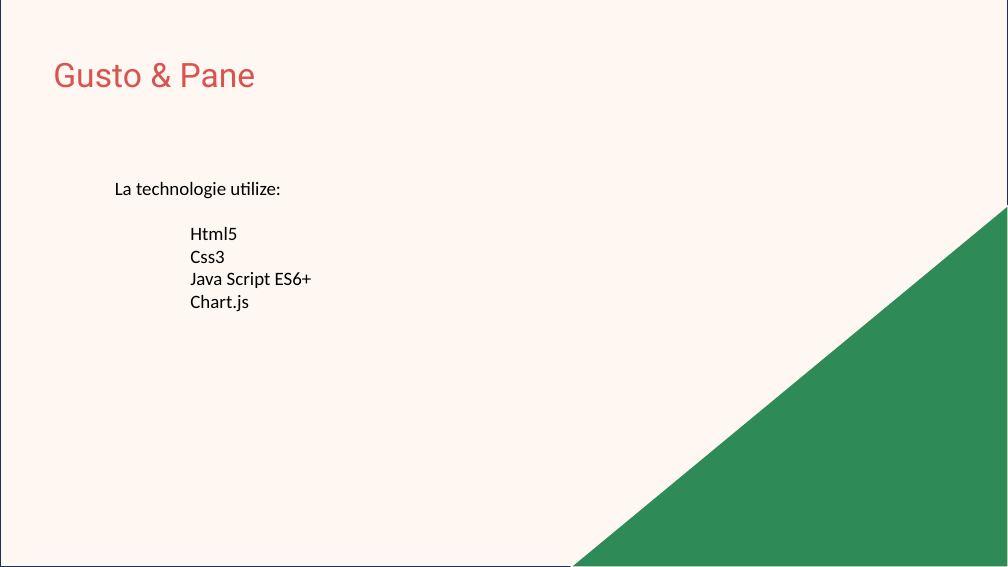
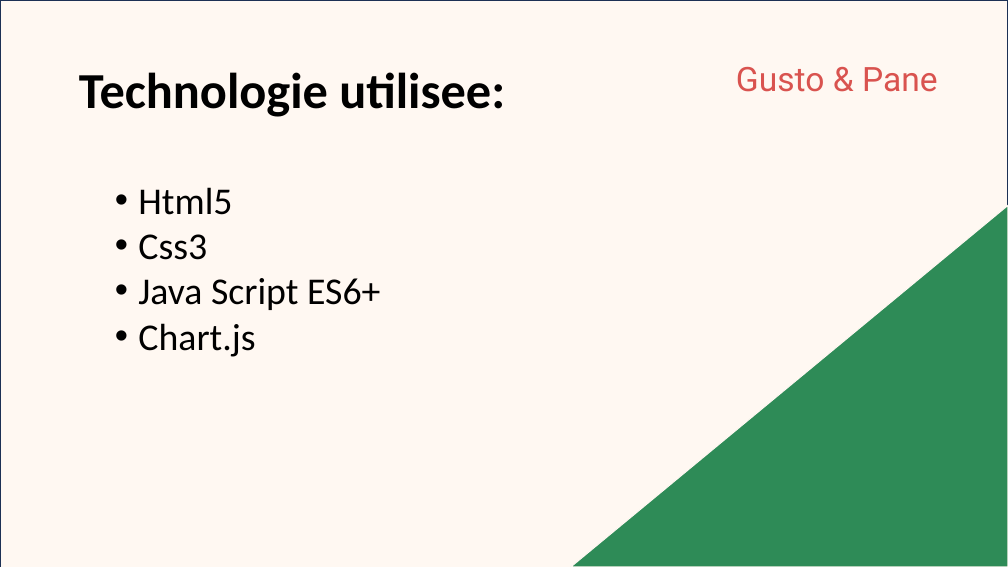
Before and after one commit to anaskablaoui/Gusto-pane, a slide deck: slide 7 of Présentation1.pptx (slide 5 before the commit). Drawn at 1008x567 pixels with LibreOffice and Linux fonts; fonts in the diff are those of the drawing. Boxes give left, top, right and bottom in pixels: in the first picture for what was removed or moved away, otherwise in the second. Text is boxed around its words. In the diff, an @@ line names an element or a change of style, - is before the commit and + after.

```diff
--- a/Présentation1.pptx
+++ b/Présentation1.pptx
@@ text "Gusto & Pane": place and size @@
-text "Gusto & Pane" at [53, 63, 256, 88]
+text "Gusto & Pane" at [736, 67, 938, 92]
@@ text added at [79, 72, 505, 117], 48 pt, text #000000, bold @@
+Technologie utilisee:
@@ text at [138, 187, 380, 310]: text changed; size 18 to 36 pt @@
-La technologie utilize:
-Html5
-Css3
-Java Script ES6+
+• Html5
+• Css3
+• Java Script ES6+
@@ text at [138, 323, 255, 357]: size 18 to 36 pt in "Chart.js"; bullet none to • @@
```
Also in this commit, not shown: 6 other slides changed, 4 slides added, 1 slide removed.
